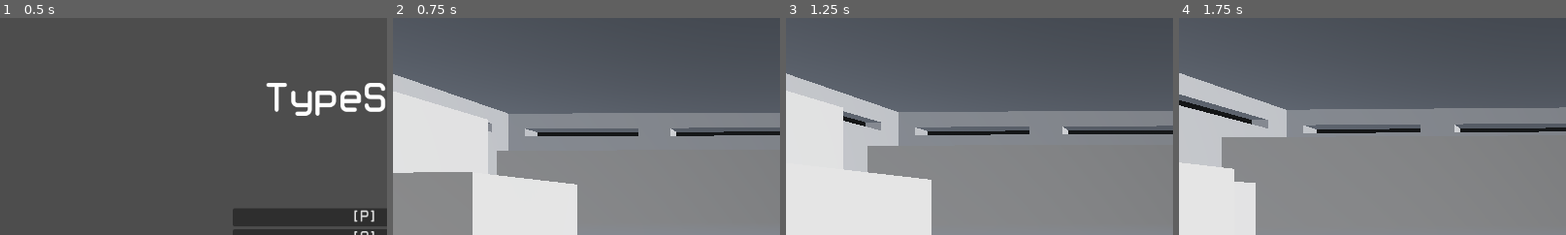
Above: before the commit, frames 1-4 (left to right).
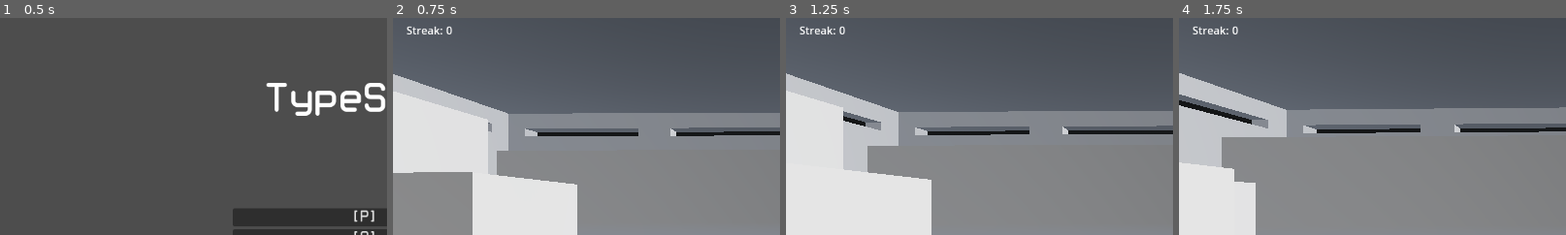
Above: after the commit, the same moments.

Repository: gamkedo-la/TypeStrike
Game: Godot game, scene res://Components/UI/MainMenu.tscn
The game is run twice, just before and just after one commit, with the same random seed, the same clock (stepped at 60 frames per second) and the same inputs.
Inputs:
- Up to frame 1 (0.5 s): no input
- Up to frame 2 (0.75 s): click "[P] Play" at 0.5 s
- Up to frame 3 (1.25 s): no input
- Up to frame 4 (1.75 s): tap Enter (fast_forward) at 1.25 s; hold Enter (fast_forward) from 1.28 s (still down)
The pictures show only the part of the screen within x 0-50%, y 6-56%; the shares and areas given below are measured in that part.

Frame 1 is identical in both runs. In frame 2, 0.2% of the frame differs, in the area x 3-16%, y 3-8%; in frame 3, 0.2%; in frame 4, 0.2%.

Commit message:
display current streak in player hud

Diff:
--- a/Components/Player/PlayerState.gd
+++ b/Components/Player/PlayerState.gd
@@ -14,11 +14,10 @@
 	multiplier = 1
 
 func _update_player_score():
-	var old_score = score
 	streak += 1
 	_calculate_multiplier()
 	score += letter_value_base * multiplier
-	Messenger.score_changed.emit(old_score, score)
+	Messenger.score_changed.emit(streak, score)
 
 func _calculate_multiplier():
 	multiplier = 1
--- a/Components/UI/PlayerHud.gd
+++ b/Components/UI/PlayerHud.gd
@@ -1,10 +1,15 @@
 extends Control
 
-@export var letter_value : int = 10
 @export var score_label : Label
+@export var streak_label : Label
 
 func _ready():
 	Messenger.score_changed.connect(_update_score_label)
+	Messenger.wrong_letter_typed.connect(_update_streak_label)
 
-func _update_score_label(old_score: int, new_score: int):
-	score_label.text = "%d" % new_score
+func _update_streak_label(streak: int = 0):
+	streak_label.text = "%d" % streak
+
+func _update_score_label(streak: int, score: int):
+	score_label.text = "%d" % score
+	_update_streak_label(streak)
--- a/Components/UI/PlayerHud.tscn
+++ b/Components/UI/PlayerHud.tscn
@@ -2,7 +2,7 @@
 
 [ext_resource type="Script" path="res://Components/UI/PlayerHud.gd" id="1_eicr1"]
 
-[node name="PlayerHud" type="Control" node_paths=PackedStringArray("score_label")]
+[node name="PlayerHud" type="Control" node_paths=PackedStringArray("score_label", "streak_label")]
 layout_mode = 3
 anchors_preset = 15
 anchor_right = 1.0
@@ -10,7 +10,8 @@
 grow_horizontal = 2
 grow_vertical = 2
 script = ExtResource("1_eicr1")
-score_label = NodePath("TypingPhraseContainer/HBoxContainer/ScoreValue")
+score_label = NodePath("TypingPhraseContainer/VBoxContainer/ScoreContainer/ScoreValue")
+streak_label = NodePath("TypingPhraseContainer/VBoxContainer/StreakContainer/StreakValue")
 
 [node name="TypingPhraseContainer" type="MarginContainer" parent="."]
 layout_mode = 1
@@ -19,13 +20,27 @@
 theme_override_constants/margin_left = 20
 theme_override_constants/margin_top = 20
 
-[node name="HBoxContainer" type="HBoxContainer" parent="TypingPhraseContainer"]
+[node name="VBoxContainer" type="VBoxContainer" parent="TypingPhraseContainer"]
 layout_mode = 2
 
-[node name="ScoreLabel" type="Label" parent="TypingPhraseContainer/HBoxContainer"]
+[node name="ScoreContainer" type="HBoxContainer" parent="TypingPhraseContainer/VBoxContainer"]
+layout_mode = 2
+
+[node name="ScoreLabel" type="Label" parent="TypingPhraseContainer/VBoxContainer/ScoreContainer"]
 layout_mode = 2
 text = "Score:"
 
-[node name="ScoreValue" type="Label" parent="TypingPhraseContainer/HBoxContainer"]
+[node name="ScoreValue" type="Label" parent="TypingPhraseContainer/VBoxContainer/ScoreContainer"]
 layout_mode = 2
 text = "0"
+
+[node name="StreakContainer" type="HBoxContainer" parent="TypingPhraseContainer/VBoxContainer"]
+layout_mode = 2
+
+[node name="StreakLabel" type="Label" parent="TypingPhraseContainer/VBoxContainer/StreakContainer"]
+layout_mode = 2
+text = "Streak:"
+
+[node name="StreakValue" type="Label" parent="TypingPhraseContainer/VBoxContainer/StreakContainer"]
+layout_mode = 2
+text = "0"
--- a/Resources/Globals/Messenger.gd
+++ b/Resources/Globals/Messenger.gd
@@ -7,4 +7,4 @@
 signal wave_started
 signal wave_defeated
 signal enemy_spawned(enemy: EnemyBase)
-signal score_changed(old_score: int, new_score: int)
+signal score_changed(streak: int, score: int)
